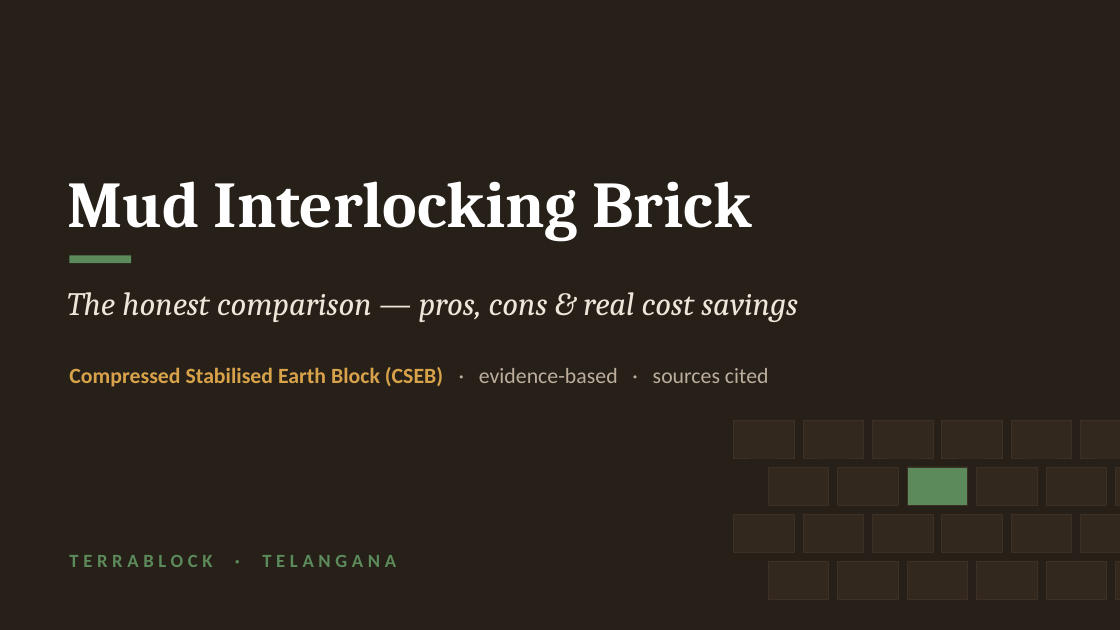
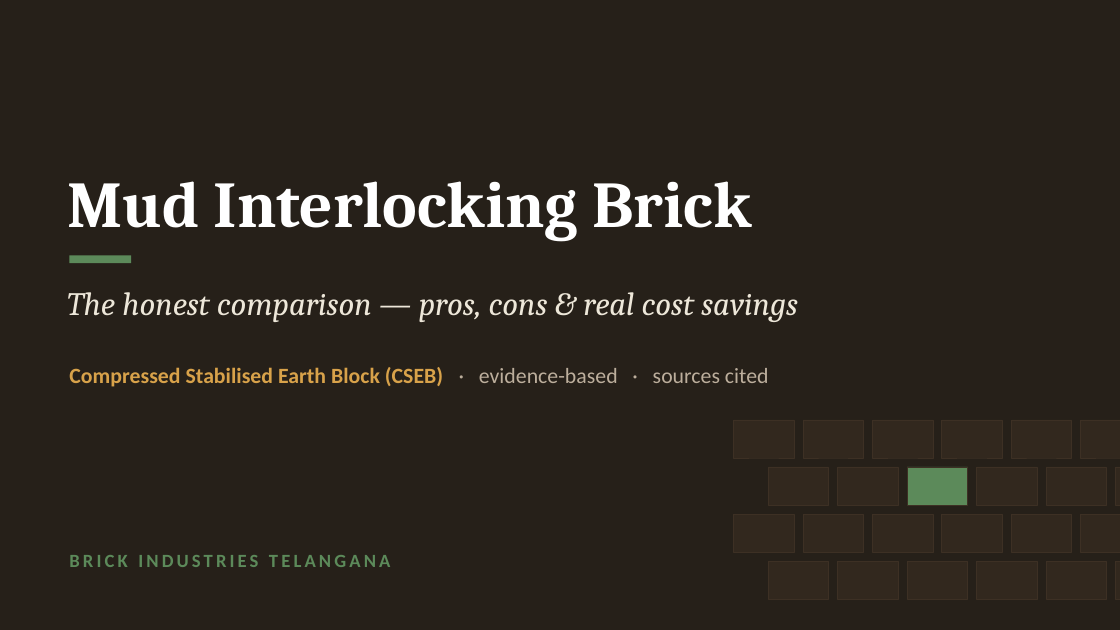
Before and after one commit to kuntasrikanth/eco-brick-market-intelligence, a slide deck: slide 1 of startup/Mud_Interlocking_Comparison.pptx. Drawn at 1120x630 pixels with LibreOffice and Linux fonts; fonts in the diff are those of the drawing. Boxes give left, top, right and bottom in pixels: in the first picture for what was removed or moved away, otherwise in the second. Text is boxed around its words. In the diff, an @@ line names an element or a change of style, - is before the commit and + after.

```diff
--- a/startup/Mud_Interlocking_Comparison.pptx
+++ b/startup/Mud_Interlocking_Comparison.pptx
@@ text at <box>69,555,390,567</box>: text changed @@
-TERRABLOCK · TELANGANA
+BRICK INDUSTRIES TELANGANA
```
Also in this commit, not shown: 14 other files.
